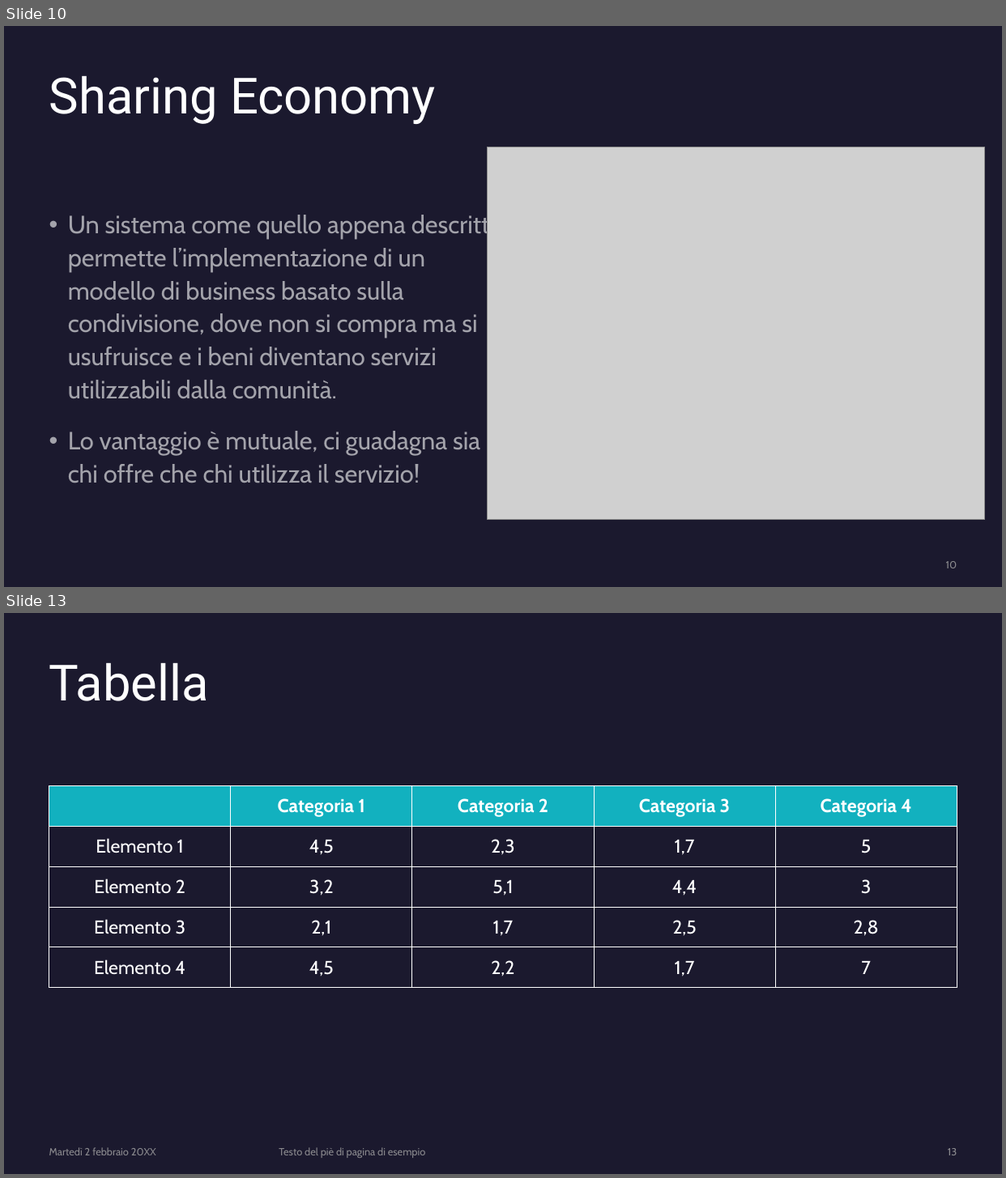
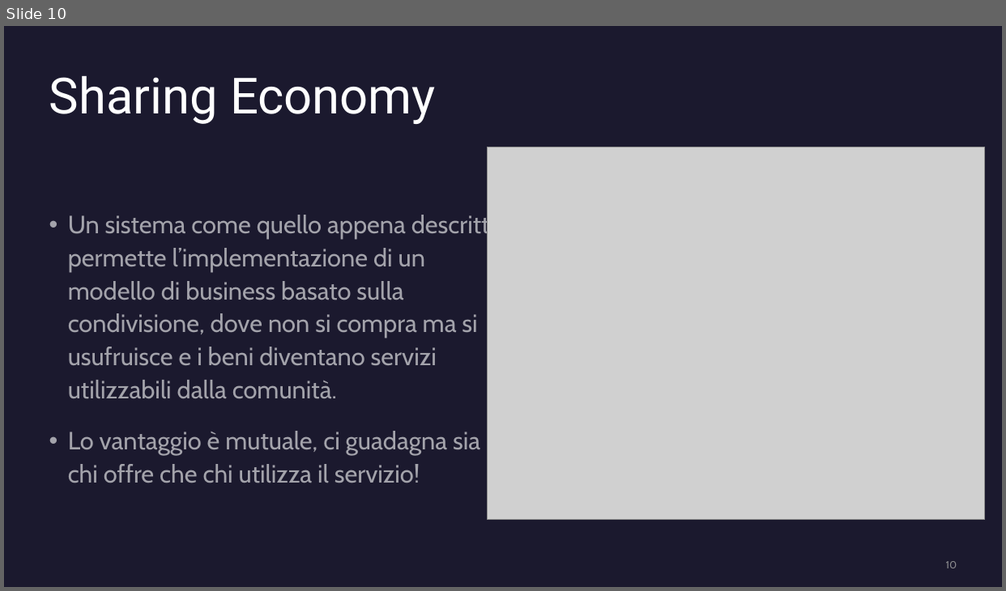
Before and after one commit to felicia-puzone/smart-office-project, a slide deck: Smart Office Doc/Smart Office.pptx. Shown one above the other, each under a label of ours: slides 10 and 13 before the commit, slide 10 after it; the slides between them are not shown. The pictures are 1006x1178 and 1006x591 pixels, drawn with LibreOffice and Linux fonts; fonts in the diff are those of the drawing; grey boxes stand for pictures. Boxes give left, top, right and bottom in pixels: in the first picture for what was removed or moved away, otherwise in the second. Text is boxed around its words. In the diff, an @@ line names an element or a change of style, - is before the commit and + after.

```diff
--- a/Smart Office Doc/Smart Office.pptx
+++ b/Smart Office Doc/Smart Office.pptx
@@ slide 13 removed at (4, 613, 1002, 1174), background #1B192E @@
@@ title removed at (49, 662, 209, 701) @@
-Tabella
@@ table removed at (49, 786, 958, 988), 5 rows, 5 columns @@
- | Categoria 1 | Categoria 2 | Categoria 3 | Categoria 4
-Elemento 1 | 4,5 | 2,3 | 1,7 | 5
-Elemento 2 | 3,2 | 5,1 | 4,4 | 3
-Elemento 3 | 2,1 | 1,7 | 2,5 | 2,8
-Elemento 4 | 4,5 | 2,2 | 1,7 | 7
@@ text removed at (49, 1148, 156, 1156) @@
-Martedì 2 febbraio 20XX
@@ text removed at (279, 1148, 425, 1158) @@
-Testo del piè di pagina di esempio
@@ page number removed at (948, 1148, 957, 1156) @@
-13
```
Also in this commit, not shown: 3 slides changed, 2 slides added, 8 other slides removed, 4 other files.
